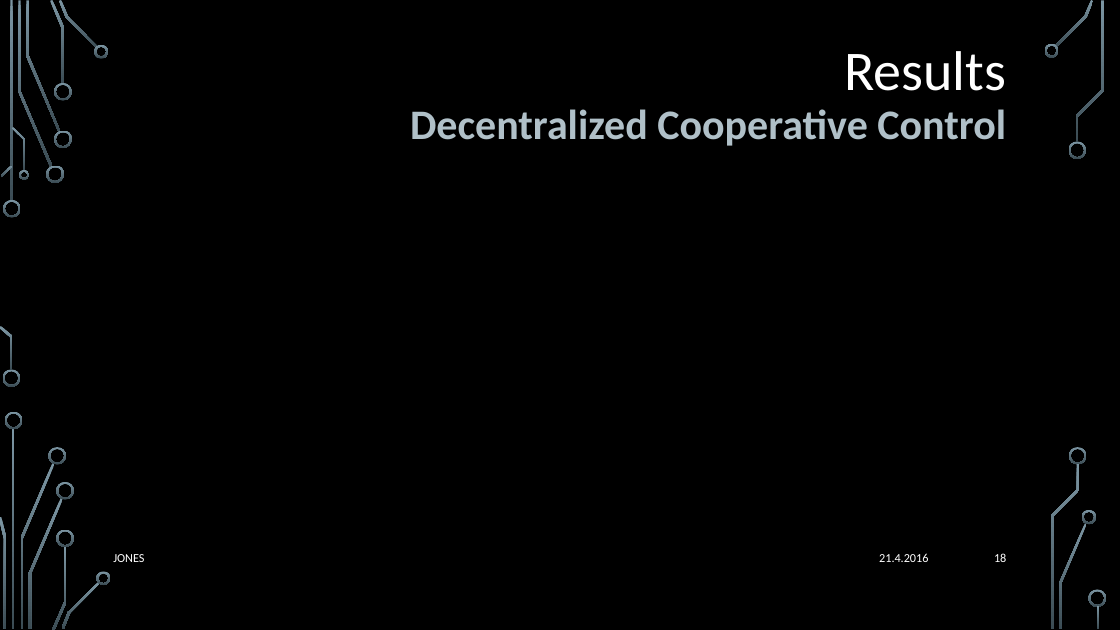
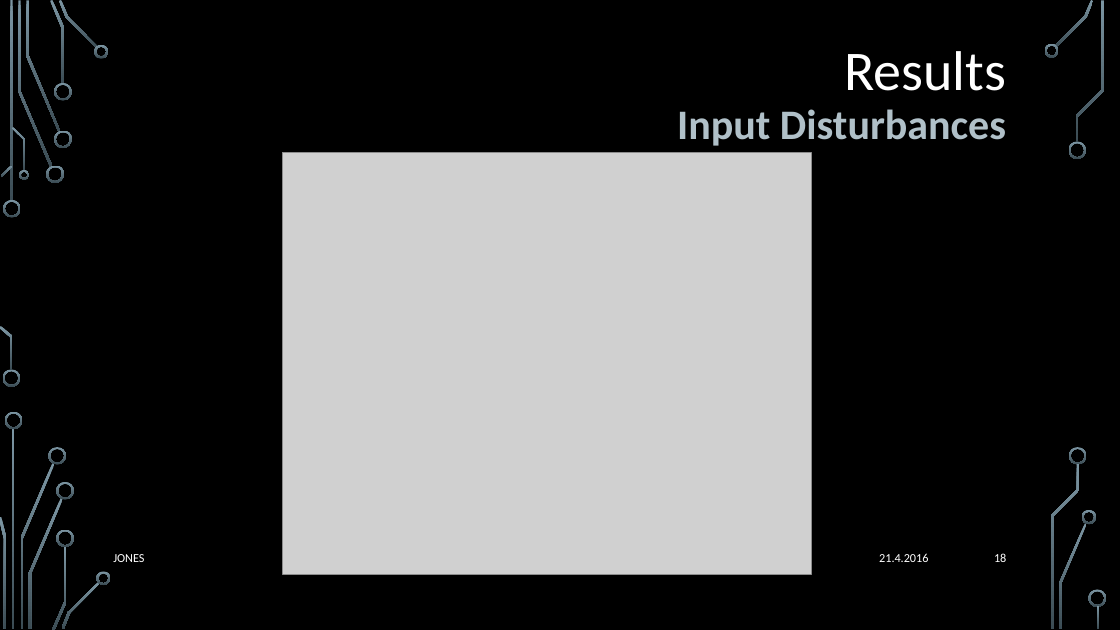
Before and after one commit to katie-jones/compressor-mpc-simulink, a slide deck: slide 18 of report/midterm/presentation.pptx. Drawn at 1120x630 pixels with LibreOffice and Linux fonts; fonts in the diff are those of the drawing; grey boxes stand for pictures; background and template pictures are left out. Boxes give left, top, right and bottom in pixels: in the first picture for what was removed or moved away, otherwise in the second. Text is boxed around its words. In the diff, an @@ line names an element or a change of style, - is before the commit and + after.

```diff
--- a/report/midterm/presentation.pptx
+++ b/report/midterm/presentation.pptx
@@ text at bbox=[677, 109, 1006, 146]: text changed @@
-Decentralized Cooperative Control
+Input Disturbances
@@ picture added at bbox=[282, 153, 811, 575] @@
```
Also in this commit, not shown: 6 other slides changed, 1 slide removed, 1 other file.
